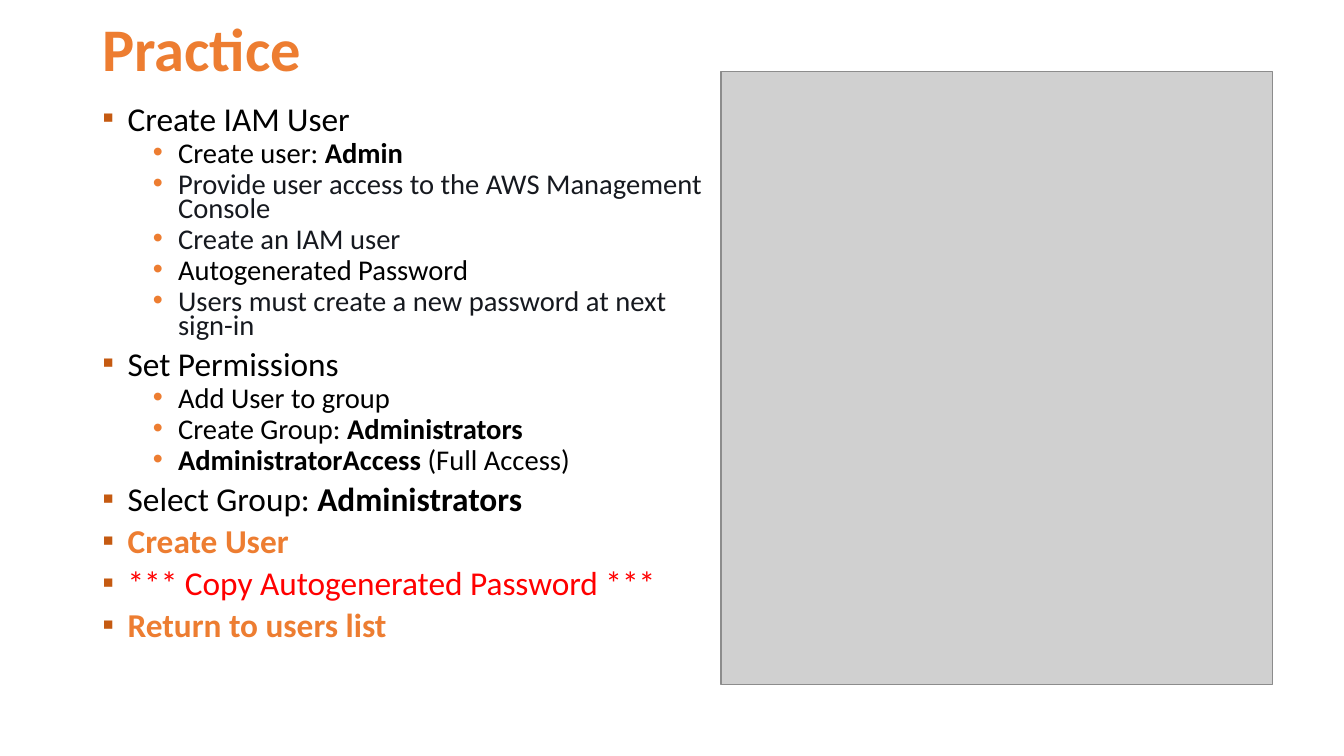
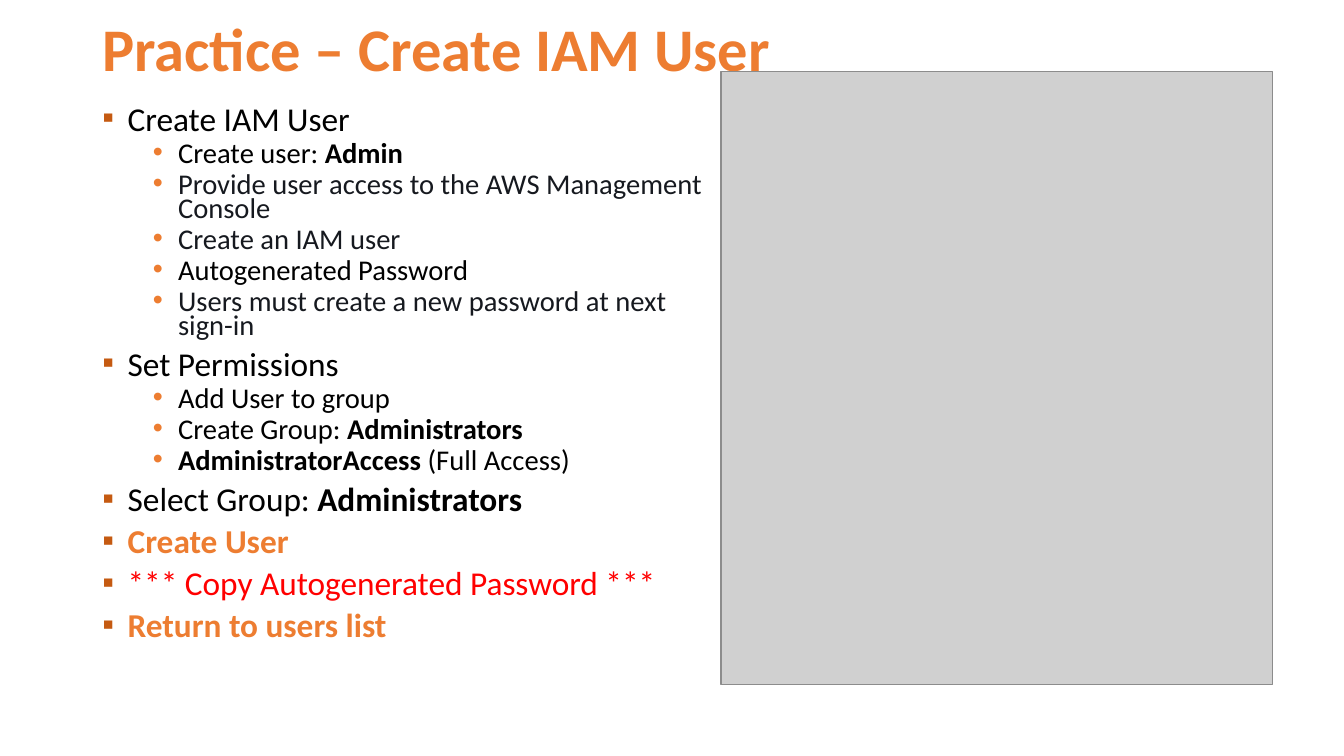
Before and after one commit to Jucer74/ArchitectureMaster, a slide deck: slide 6 of Classes/04-IAM-IdentityandAccessManagement/ArchitectureMaster-04-IAM-IdentityandAccessManagement.pptx. Drawn at 1344x756 pixels with LibreOffice and Linux fonts; fonts in the diff are those of the drawing; grey boxes stand for pictures; background and template pictures are left out. Boxes give left, top, right and bottom in pixels: in the first picture for what was removed or moved away, otherwise in the second. Text is boxed around its words. In the diff, an @@ line names an element or a change of style, - is before the commit and + after.

```diff
--- a/Classes/04-IAM-IdentityandAccessManagement/ArchitectureMaster-04-IAM-IdentityandAccessManagement.pptx
+++ b/Classes/04-IAM-IdentityandAccessManagement/ArchitectureMaster-04-IAM-IdentityandAccessManagement.pptx
@@ title at [102, 28, 769, 86]: text changed @@
-Practice
+Practice – Create IAM User
```
Also in this commit, not shown: 1 other slide changed, 3 slides added, 1 slide removed.
